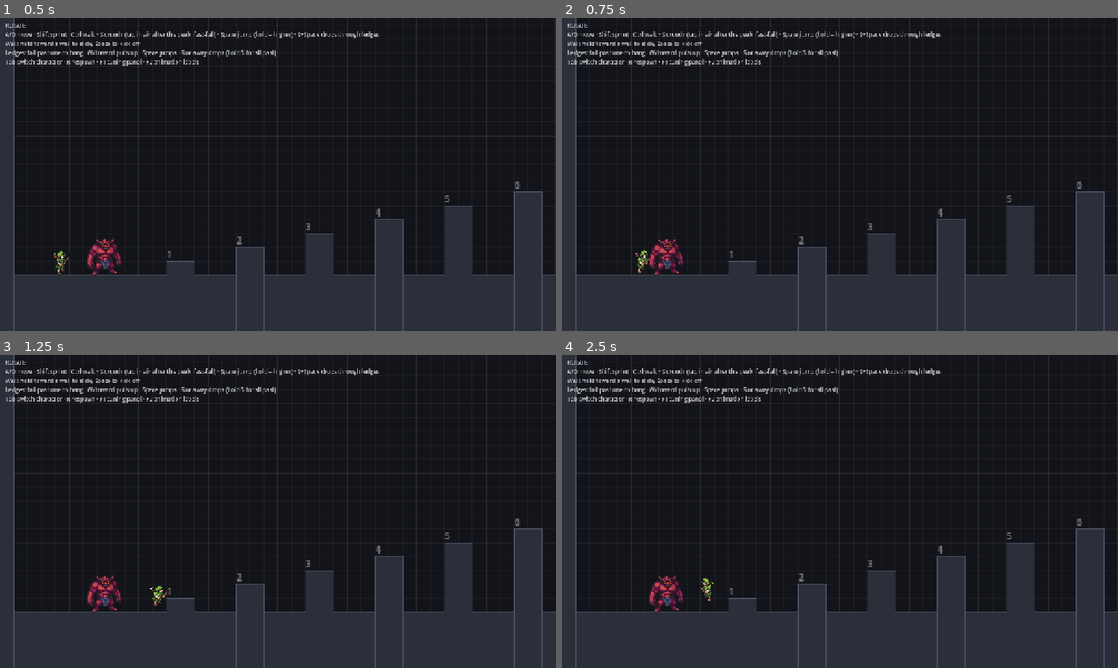
Above: before the commit, frames 1-4 (two rows, left to right).
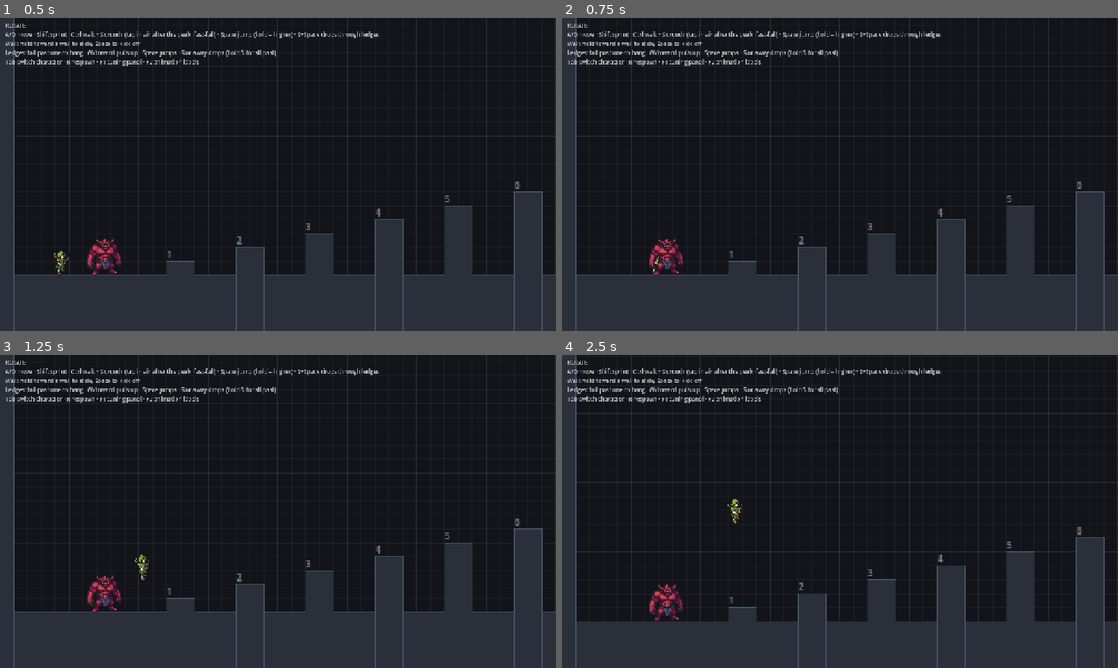
Above: after the commit, the same moments.

Repository: adoliner1/genesis
Game: Godot game, scene res://main.tscn
Two runs of this game, one before a commit and one after it. Both use one fixed random seed, a clock stepped at 60 frames per second and the inputs below.
Inputs:
- Up to frame 1 (0.5 s): no input
- Up to frame 2 (0.75 s): tap Enter at 0.5 s; hold D (move_right) from 0.53 s (still down); hold Shift (sprint) from 0.53 s (still down)
- Up to frame 3 (1.25 s): keep holding D (move_right); keep holding Shift (sprint); tap Space (jump) at 0.77, 1.07 s; tap Ctrl (walk) at 0.8 s
- Up to frame 4 (2.5 s): release Shift (sprint) at 1.28 s; tap Ctrl (walk) at 1.35 s; tap Space (jump) at 1.52, 1.55, 1.82 s; release D (move_right) at 2.03 s; hold A (move_left) from 2.03 s (still down); hold Space (jump) from 2.03 s (still down); tap Shift (sprint) at 2.3 s

Frame 1 is identical in both runs. In frame 2, less than 0.1% of the frame differs, in the area x 13-18%, y 74-82%; in frame 3, 0.2%; in frame 4, 3.5%, in the area x 2-100%, y 46-86%.

Commit message:
Smash-style ground states: dash, skid, landing lag, takeoff direction
- Fresh press bursts to dash_speed; reversing during the dash re-dashes
  instantly (dash dance). Reversing out of a run commits to a skid.
- Every landing has landing_lag: input locked, air momentum kept and bled
  off by ground friction. Hard landings no longer zero horizontal speed.
- Takeoff sets horizontal speed from ground speed and held direction, so
  you can jump backward out of a run. Facing is locked in the air.
- Ledges catch from either side since facing no longer turns mid-air.

Co-Authored-By: Claude Opus 5.5 <noreply@anthropic.com>
Claude-Session: https://claude.ai/code/session_015Z46RdqRayPKKirLWXAjPK

Diff:
--- a/characters/ogre.tres
+++ b/characters/ogre.tres
@@ -16,6 +16,11 @@
 ground_accel = 20.0
 ground_friction = 60.0
 turn_accel = 45.0
+dash_speed = 5.0
+dash_time = 0.22
+skid_time = 0.3
+skid_decel = 35.0
+landing_lag = 0.1
 air_speed = 6.5
 air_accel = 35.0
 air_friction = 25.0
@@ -29,6 +34,9 @@
 max_fall_speed = 28.0
 fast_fall_speed = 34.0
 air_jumps = 0
+jump_momentum = 0.8
+jump_steer = 2.0
+jump_max_speed = 10.0
 jump_squat = 0.1
 coyote_time = 0.08
 jump_buffer = 0.12
--- a/characters/rogue.tres
+++ b/characters/rogue.tres
@@ -16,6 +16,11 @@
 ground_accel = 70.0
 ground_friction = 45.0
 turn_accel = 110.0
+dash_speed = 10.0
+dash_time = 0.18
+skid_time = 0.16
+skid_decel = 70.0
+landing_lag = 0.05
 air_speed = 8.5
 air_accel = 90.0
 air_friction = 8.0
@@ -29,6 +34,9 @@
 max_fall_speed = 20.0
 fast_fall_speed = 30.0
 air_jumps = 0
+jump_momentum = 0.9
+jump_steer = 3.0
+jump_max_speed = 13.0
 jump_squat = 0.03
 coyote_time = 0.1
 jump_buffer = 0.12
--- a/game/character.gd
+++ b/game/character.gd
@@ -10,7 +10,7 @@
 ## What the body is doing, for visuals and sound. Sprite animations are named
 ## after these in snake_case (see anim_name()); visuals never read physics state.
 enum Anim {
-	IDLE, WALK, RUN, SPRINT, SKID, CROUCH, CRAWL,
+	IDLE, WALK, RUN, SPRINT, DASH, SKID, CROUCH, CRAWL,
 	JUMP_SQUAT, RISE, FALL, FAST_FALL, LAND, STAGGER,
 	WALL_SLIDE, CLIMB, CLIMB_IDLE, HANG, PULL_UP,
 }
@@ -43,6 +43,9 @@
 var anim := Anim.IDLE
 var anim_time := 0.0  # seconds in the current anim
 var stagger_left := 0.0
+var dash_left := 0.0  # in the dash window: a fresh opposite press re-dashes instantly
+var skid_left := 0.0  # braking out of a run; input ignored
+var landing_lag_left := 0.0
 var last_impact := 0.0
 
 var _coyote_left := 0.0
@@ -61,6 +64,7 @@
 var _pull_from := Vector2.ZERO
 var _pull_to := Vector2.ZERO
 var _land_anim_left := 0.0
+var _prev_dir := 0  # last tick's held direction, to spot fresh presses
 var _shape: CollisionShape2D
 
 
@@ -124,7 +128,7 @@
 		_last_wall_dir = _wall_dir
 
 	var move_x := input.move_x
-	if stagger_left > 0.0:
+	if stagger_left > 0.0 or landing_lag_left > 0.0:
 		move_x = 0.0
 
 	_update_climb(on_floor, move_x)
@@ -139,11 +143,17 @@
 		_gravity(delta, on_floor)
 
 	_try_drop_through(on_floor)
-	if stagger_left <= 0.0:
+	if stagger_left <= 0.0 and landing_lag_left <= 0.0:
 		_try_jump(on_floor)
 
-	if move_x != 0.0 and not climbing and _control_lock_left <= 0.0:
+	# Facing only turns on the ground (Smash-style): in the air you drift but
+	# keep facing the way you jumped. A skid turns you once it ends.
+	# Nor during jump squat or the launch tick, so a backward jump stays backward.
+	if (on_floor and move_x != 0.0 and not climbing and skid_left <= 0.0 and jump_squat_left <= 0.0
+			and velocity.y >= 0.0 and _control_lock_left <= 0.0):
 		facing = int(signf(move_x))
+	elif wall_sliding:
+		facing = _wall_dir
 
 	var fall_speed := velocity.y
 	move_and_slide()
@@ -155,7 +165,12 @@
 
 func _tick_timers(delta: float) -> void:
 	_coyote_left -= delta
-	_jump_buffer_left -= delta
+	landing_lag_left -= delta
+	# A jump buffered into a landing waits out the landing lag.
+	if landing_lag_left <= 0.0:
+		_jump_buffer_left -= delta
+	dash_left -= delta
+	skid_left -= delta
 	_control_lock_left -= delta
 	_wall_coyote_left -= delta
 	stagger_left -= delta
@@ -183,6 +198,12 @@
 		elif input.sprint:
 			speed = s.sprint_speed
 	sprinting = on_floor and input.sprint and not crouching and not input.walk and move_x != 0.0
+	_update_dash_skid(on_floor, move_x)
+	if skid_left > 0.0:
+		velocity.x = move_toward(velocity.x, 0.0, s.skid_decel * TILE * delta)
+		return
+	if dash_left > 0.0:
+		speed = maxf(speed, s.dash_speed)
 	var target := move_x * speed * TILE
 	var accel: float
 	var friction := s.ground_friction if on_floor else s.air_friction
@@ -201,6 +222,34 @@
 	velocity.x = move_toward(velocity.x, target, accel * TILE * delta)
 
 
+## Smash-style ground states. A fresh press from a standstill (or the other
+## way while slow, or during a dash) bursts to dash_speed. Reversing out of a
+## run instead commits to a skid.
+func _update_dash_skid(on_floor: bool, move_x: float) -> void:
+	var s := stats
+	var dir := int(signf(input.move_x))
+	var fresh := dir != 0 and dir != _prev_dir
+	_prev_dir = dir
+	if not on_floor:
+		dash_left = 0.0
+		skid_left = 0.0
+		return
+	if not fresh or move_x == 0.0 or skid_left > 0.0 or crouching or input.walk:
+		return
+	var running := absf(velocity.x) > _run_threshold() * TILE
+	if dash_left <= 0.0 and running and signf(velocity.x) == -dir:
+		skid_left = s.skid_time
+		return
+	dash_left = s.dash_time
+	velocity.x = dir * maxf(s.dash_speed * TILE, velocity.x * dir)
+	facing = dir
+
+
+## Ground speed (tiles/s) above which you count as running rather than walking.
+func _run_threshold() -> float:
+	return (stats.walk_speed + stats.run_speed) / 2.0
+
+
 # --- vertical -----------------------------------------------------------------
 
 func jump_gravity() -> float:
@@ -247,7 +296,7 @@
 		# during the squat still gives a short hop via jump_cut_gravity_mult.
 		jump_squat_left -= get_physics_process_delta_time()
 		if jump_squat_left <= 0.0:
-			velocity.y = -jump_velocity(s.jump_height)
+			_ground_takeoff()
 		return
 	if _jump_buffer_left <= 0.0:
 		return
@@ -265,10 +314,12 @@
 				return
 			_set_crouching(false)
 		climbing = false
+		skid_left = 0.0
+		dash_left = 0.0
 		if on_floor and s.jump_squat > 0.0:
 			jump_squat_left = s.jump_squat
 		else:
-			velocity.y = -jump_velocity(s.jump_height)
+			_ground_takeoff()
 	elif _air_jumps_left > 0:
 		_air_jumps_left -= 1
 		velocity.y = -jump_velocity(s.jump_height)
@@ -277,6 +328,17 @@
 	_jump_buffer_left = 0.0
 	_coyote_left = 0.0
 	fast_falling = false
+
+
+## Jump off the ground. Horizontal speed is set here, Smash-style: keep part of
+## the ground speed and add the held direction, so holding back out of a run
+## jumps backward. After this, air drift only nudges it.
+func _ground_takeoff() -> void:
+	var s := stats
+	velocity.y = -jump_velocity(s.jump_height)
+	var cap := s.jump_max_speed * TILE
+	var vx := velocity.x * s.jump_momentum + signf(input.move_x) * s.jump_steer * TILE
+	velocity.x = clampf(vx, -cap, cap)
 
 
 func _try_drop_through(on_floor: bool) -> void:
@@ -299,9 +361,11 @@
 func _on_landed(impact: float) -> void:
 	last_impact = impact
 	_land_anim_left = LAND_ANIM_TIME
+	# Air speed carries into the landing; ground_friction bleeds it off while
+	# the lag holds input.
+	landing_lag_left = stats.landing_lag
 	if impact >= stats.hard_landing_speed:
 		stagger_left = stats.landing_stagger
-		velocity.x = 0.0
 	landed.emit(impact)
 
 
@@ -396,40 +460,51 @@
 
 # --- ledges -------------------------------------------------------------------
 
-## Falling past a ledge corner we're facing catches it: hang with the head just
-## under the lip. Hold S to fall past without grabbing.
+## Falling past a ledge corner catches it, whichever way you face (facing is
+## locked in the air): hang with the head just under the lip. Hold S to fall
+## past, or hold away from a ledge to not grab it.
 func _try_ledge_grab() -> void:
 	var s := stats
 	if (not s.can_ledge_grab or climbing or crouching or input.down or velocity.y < 0.0
 			or _regrab_left > 0.0 or stagger_left > 0.0 or jump_squat_left > 0.0):
 		return
-	if not _touching_wall(facing, global_transform):
-		return
+	var held := int(signf(input.move_x))
+	for dir in [held if held != 0 else facing, -(held if held != 0 else facing)]:
+		if dir != -held and _grab_ledge(dir):
+			return
+
+
+func _grab_ledge(dir: int) -> bool:
+	var s := stats
+	if not _touching_wall(dir, global_transform):
+		return false
 	var size := current_size()
 	var top := global_position.y - size.y
 	var reach := s.ledge_grab_reach * TILE
-	var probe_x := global_position.x + facing * (size.x / 2 + 3)
+	var probe_x := global_position.x + dir * (size.x / 2 + 3)
 	var space := get_world_2d().direct_space_state
 	var from := Vector2(probe_x, top - reach)
 	var pq := PhysicsPointQueryParameters2D.new()
 	pq.position = from
 	pq.collision_mask = 1 << (LAYER_SOLID - 1)
 	if not space.intersect_point(pq, 1).is_empty():
-		return  # hands would be inside the wall: no lip here
+		return false  # hands would be inside the wall: no lip here
 	var rq := PhysicsRayQueryParameters2D.create(from, Vector2(probe_x, top + reach), 1 << (LAYER_SOLID - 1))
 	var hit := space.intersect_ray(rq)
 	if hit.is_empty() or hit.normal.y > -0.7:
-		return
+		return false
 	var lip_y: float = hit.position.y
 	hanging = true
-	_ledge_dir = facing
+	_ledge_dir = dir
+	facing = dir
 	_hang_time = 0.0
 	velocity = Vector2.ZERO
 	fast_falling = false
 	global_position.y = lip_y + LEDGE_HANG_DROP + size.y
 	# Where we'd stand after pulling up: just past the lip, on top.
-	_pull_to = Vector2(probe_x + facing * (size.x / 2 - 2), lip_y)
+	_pull_to = Vector2(probe_x + dir * (size.x / 2 - 2), lip_y)
 	_ledge_can_pull = _fits_at(_pull_to)
+	return true
 
 
 func _fits_at(feet: Vector2) -> bool:
@@ -508,12 +583,14 @@
 	var speed := absf(velocity.x) / TILE
 	if crouching:
 		return Anim.CRAWL if speed > 0.1 else Anim.CROUCH
-	if _land_anim_left > 0.0 and input.move_x == 0.0:
+	if landing_lag_left > 0.0 or (_land_anim_left > 0.0 and input.move_x == 0.0):
 		return Anim.LAND
-	if input.move_x != 0.0 and signf(input.move_x) != signf(velocity.x) and speed > s.run_speed * 0.4:
+	if skid_left > 0.0:
 		return Anim.SKID
 	if speed < 0.1:
 		return Anim.IDLE
+	if dash_left > 0.0:
+		return Anim.DASH
 	if sprinting and speed > s.run_speed * 0.8:
 		return Anim.SPRINT
 	if speed > (s.walk_speed + s.run_speed) / 2.0:
--- a/game/character_visual.gd
+++ b/game/character_visual.gd
@@ -7,7 +7,7 @@
 
 ## Missing animations fall back along this chain until one exists.
 const FALLBACK := {
-	"sprint": "run", "run": "walk", "walk": "idle", "skid": "run",
+	"sprint": "run", "run": "walk", "walk": "idle", "dash": "run", "skid": "run",
 	"crawl": "crouch", "crouch": "idle", "jump_squat": "crouch",
 	"fast_fall": "fall", "fall": "rise", "rise": "idle",
 	"land": "crouch", "stagger": "land",
@@ -87,7 +87,7 @@
 
 	rotation = 0.0
 	position = Vector2.ZERO
-	if a in [Character.Anim.WALK, Character.Anim.RUN, Character.Anim.SPRINT, Character.Anim.CRAWL]:
+	if a in [Character.Anim.WALK, Character.Anim.RUN, Character.Anim.SPRINT, Character.Anim.DASH, Character.Anim.CRAWL]:
 		_walk_cycle += delta * lerpf(4.0, 10.0, speed_ratio) / maxf(s.body_size.y / 1.8, 0.5)
 		rotation = sin(_walk_cycle * PI) * s.waddle * minf(speed_ratio, 1.0)
 		position.y = -absf(sin(_walk_cycle * PI)) * s.bob * minf(speed_ratio, 1.0)
--- a/game/movement_stats.gd
+++ b/game/movement_stats.gd
@@ -27,8 +27,19 @@
 @export_range(1, 400, 1) var ground_accel := 60.0
 ## Slowing down with no input (tiles/s²). Low = slidey.
 @export_range(1, 400, 1) var ground_friction := 70.0
-## Reversing direction (tiles/s²).
+## Reversing direction below run speed (tiles/s²).
 @export_range(1, 400, 1) var turn_accel := 120.0
+## Burst speed (tiles/s) when you start moving or flick the other way. For
+## dash_time you can reverse instantly with a fresh burst (dash dancing).
+@export_range(0, 40, 0.1) var dash_speed := 9.0
+@export_range(0, 0.5, 0.01) var dash_time := 0.2
+## Reversing out of a run commits you to a brake for this long (s): no
+## steering, slowing at skid_decel, still facing the old way. Jump cancels it.
+@export_range(0, 0.6, 0.01) var skid_time := 0.2
+@export_range(1, 400, 1) var skid_decel := 60.0
+## Every landing locks you out for this long (s): no steering or jumping, and
+## ground_friction bleeds off the speed you landed with.
+@export_range(0, 0.3, 0.005) var landing_lag := 0.05
 
 @export_group("Air")
 ## Top speed you can steer to in the air (tiles/s). Sprint doesn't apply in the
@@ -56,6 +67,12 @@
 ## Tap S at or after the peak of a jump to drop at this speed until you land (Smash-style).
 @export_range(0, 80, 0.5) var fast_fall_speed := 30.0
 @export_range(0, 3, 1) var air_jumps := 0
+## At takeoff, horizontal speed = ground speed × jump_momentum + held direction ×
+## jump_steer, capped at jump_max_speed. Hold back to jump backward out of a run.
+## Facing is locked in the air.
+@export_range(0, 1.5, 0.05) var jump_momentum := 0.9
+@export_range(0, 20, 0.1) var jump_steer := 3.0
+@export_range(0, 40, 0.1) var jump_max_speed := 12.0
 ## Crouch before leaving the ground (s). Heavier = longer. Release Space
 ## during it for a short hop.
 @export_range(0, 0.25, 0.005) var jump_squat := 0.03
--- a/tests/test_movement.gd
+++ b/tests/test_movement.gd
@@ -131,10 +131,10 @@
 		var c := spawn(path, Vector2(89 * T, floor_y))
 		var s := c.stats
 		sim(c, 0.2, func(_i, _t): pass)
-		# Standing jump holding sprint + right: air speed caps it, sprint does nothing.
+		# Standing jump, then sprint + right once airborne: air speed caps it, sprint does nothing.
 		var top_vx := [0.0]
 		sim(c, 0.4, func(i: PlayerInput, t: int):
-			i.move_x = 1.0; i.sprint = true; i.jump_held = true; i.jump_pressed = t == 0
+			i.move_x = 1.0 if t >= 10 else 0.0; i.sprint = true; i.jump_held = true; i.jump_pressed = t == 0
 			top_vx[0] = maxf(top_vx[0], c.velocity.x / T))
 		check("%s: sprint does nothing in the air" % s.display_name, top_vx[0] <= s.air_speed + 0.01,
 				"top %.2f tiles/s vs air_speed %.2f" % [top_vx[0], s.air_speed])
@@ -229,8 +229,54 @@
 	sim(o2, 0.3, func(i: PlayerInput, _t): i.move_x = -1.0)
 	sim(o2, 0.4, func(i: PlayerInput, _t): i.down = true; i.move_x = -1.0)
 	sim(o2, 0.4, func(i: PlayerInput, _t): i.down = true)
-	check("Ogre ground anims", _in_order(seq, ["walk", "run", "sprint", "skid", "crawl", "crouch"]), ", ".join(seq))
+	check("Ogre ground anims", _in_order(seq, ["dash", "sprint", "skid", "crawl", "crouch"]), ", ".join(seq))
 	o2.queue_free()
+
+	# Smash-style ground and air rules.
+	for path in ["res://characters/rogue.tres", "res://characters/ogre.tres"]:
+		var c := spawn(path, Vector2(89 * T, floor_y))
+		var s := c.stats
+		sim(c, 0.2, func(_i, _t): pass)
+		# Dash: the first press bursts straight to dash speed.
+		sim(c, DT, func(i: PlayerInput, _t): i.move_x = 1.0)
+		check("%s dash burst" % s.display_name, c.velocity.x / T >= s.dash_speed - 0.01 and c.dash_left > 0.0,
+				"%.2f tiles/s" % (c.velocity.x / T))
+		# Dash dance: flicking back inside the window bursts the other way at once.
+		sim(c, 3 * DT, func(i: PlayerInput, _t): i.move_x = -1.0)
+		check("%s dash dance" % s.display_name, c.velocity.x / T <= -s.dash_speed + 0.01 and c.facing == -1,
+				"%.2f tiles/s" % (c.velocity.x / T))
+		sim(c, 0.5, func(_i, _t): pass)
+
+		# Reversing out of a run skids: still facing forward, input ignored.
+		c.position = Vector2(89 * T, floor_y)
+		sim(c, 0.8, func(i: PlayerInput, _t): i.move_x = 1.0)
+		sim(c, 2 * DT, func(i: PlayerInput, _t): i.move_x = -1.0)
+		check("%s skids out of a run" % s.display_name, c.skid_left > 0.0 and c.facing == 1 and c.velocity.x > 0.0,
+				"skid=%.2f facing=%d vx=%.1f" % [c.skid_left, c.facing, c.velocity.x / T])
+		sim(c, s.skid_time + 0.1, func(i: PlayerInput, _t): i.move_x = -1.0)
+		check("%s turns after the skid" % s.display_name, c.facing == -1, "facing=%d" % c.facing)
+		sim(c, 0.5, func(_i, _t): pass)
+
+		# Holding back at takeoff out of a run jumps backward; facing stays forward in the air.
+		c.position = Vector2(89 * T, floor_y)
+		sim(c, 0.8, func(i: PlayerInput, _t): i.move_x = 1.0)
+		var run_vx := c.velocity.x
+		sim(c, s.jump_squat + 3 * DT, func(i: PlayerInput, t: int): i.move_x = -1.0; i.jump_held = true; i.jump_pressed = t == 0)
+		check("%s jumps backward out of a run" % s.display_name, not c.is_on_floor() and c.velocity.x < run_vx * s.jump_momentum,
+				"vx %.1f -> %.1f tiles/s" % [run_vx / T, c.velocity.x / T])
+		check("%s keeps facing in the air" % s.display_name, c.facing == 1, "facing=%d" % c.facing)
+
+		# Landing keeps momentum and locks input for the landing lag.
+		var landed_vx := [0.0]
+		var lagged := [false]
+		sim(c, 1.5, func(i: PlayerInput, _t):
+			i.move_x = 1.0
+			if c.landing_lag_left > 0.0 and not lagged[0]:
+				lagged[0] = true
+				landed_vx[0] = c.velocity.x)
+		check("%s landing lag keeps momentum" % s.display_name, lagged[0] and landed_vx[0] != 0.0,
+				"vx at landing %.1f tiles/s" % (landed_vx[0] / T))
+		c.queue_free()
 
 	# Sprite fallback: with only idle/run/fall drawn, every state still resolves.
 	var frames := SpriteFrames.new()
@@ -288,7 +334,7 @@
 	o.queue_free()
 
 	# Ogre hard landing staggers.
-	o = spawn("res://characters/ogre.tres", Vector2(50 * T, 10 * T))
+	o = spawn("res://characters/ogre.tres", Vector2(50.5 * T, 10 * T))
 	sim(o, 2.0, func(i: PlayerInput, _t): pass)
 	check("Ogre hard landing", o.last_impact >= o.stats.hard_landing_speed, "impact %.1f tiles/s" % o.last_impact)
 	o.queue_free()
Not shown, changed: README.md
